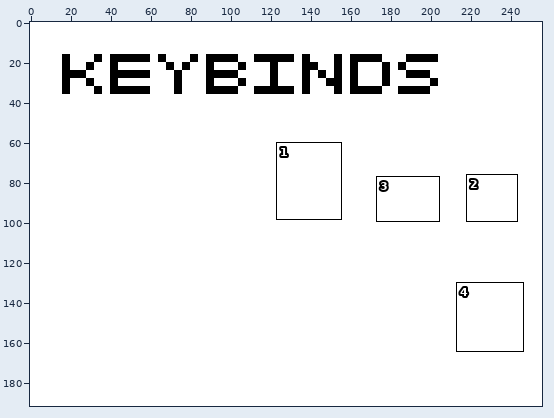
Pixel-art file, stored at assets/prototype/keybind.aseprite. The first picture is a wide view before the edit; the outline marks the close-up.
Close-up. Old version:
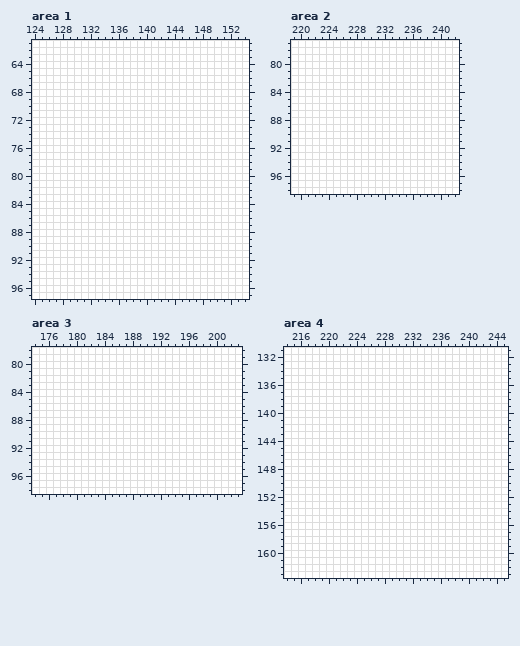
256x192 pixels, 1 frame. Shown: area 1: x 124..154, y 61..97; area 2: x 219..242, y 77..98; area 3: x 174..203, y 78..98; area 4: x 214..245, y 131..163. The commit also changed other parts of the picture, which this record leaves out.
After:
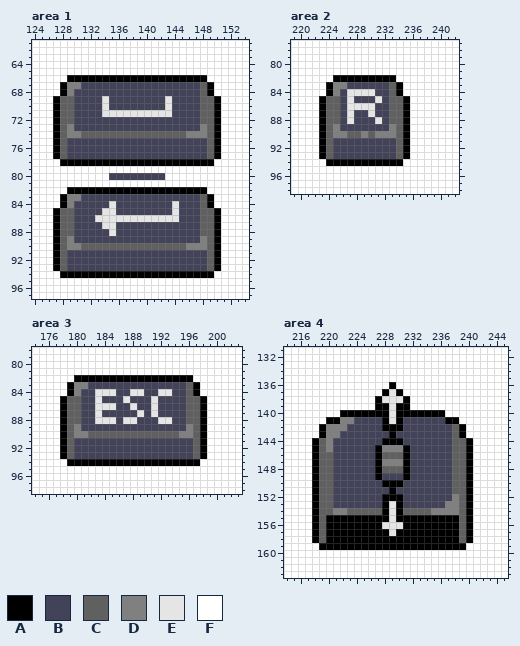
Palette (. is transparent): A #000000  B #424259  C #606060  D #808080  E #e5e5e5  F #ffffff
Difference:
Changed rows in their new state; - is an unchanged pixel.
Area 1, layer "Layer 2":
first column x 127:
66 --AAAAAAAAAAAAAAAAAAAA--
67 -ADDBBBBBBBBBBBBBBBBBCA-
68 -ADBBBBBBBBBBBBBBBBBBCA-
69 ACCBBBBEBBBBBBBBEBBBBCCA
70 ACCBBBBEBBBBBBBBEBBBBCCA
71 ACCBBBBEEEEEEEEEEBBBBCCA
72 ACCBBBBBBBBBBBBBBBBBBCCA
73 ACDBBBBBBBBBBBBBBBBBBDCA
74 ACDDCCCCCCCCCCCCCCCDDDCA
75 ACBBBBBBBBBBBBBBBBBBBBCA
76 ACBBBBBBBBBBBBBBBBBBBBCA
77 ACBBBBBBBBBBBBBBBBBBBBCA
78 -AAAAAAAAAAAAAAAAAAAAAA-
80 --------BBBBBBBB--------
82 --AAAAAAAAAAAAAAAAAAAA--
83 -ADDBBBBBBBBBBBBBBBBBCA-
84 -ADBBBBBEBBBBBBBBEBBBCA-
85 ACCBBBBEEBBBBBBBBEBBBCCA
86 ACCBBBEEEEEEEEEEEEBBBCCA
87 ACCBBBBEEBBBBBBBBBBBBCCA
88 ACCBBBBBEBBBBBBBBBBBBCCA
89 ACDBBBBBBBBBBBBBBBBBBDCA
90 ACDDCCCCCCCCCCCCCCCDDDCA
91 ACBBBBBBBBBBBBBBBBBBBBCA
92 ACBBBBBBBBBBBBBBBBBBBBCA
93 ACBBBBBBBBBBBBBBBBBBBBCA
94 -AAAAAAAAAAAAAAAAAAAAAA-
Area 2, layer "Layer 2":
first column x 223:
82 --AAAAAAAAA--
83 -ADDBBBBBBCA-
84 -ADBEEEEBBCA-
85 ACCBEBBBEBCCA
86 ACCBEEEEBBCCA
87 ACCBEBBEBBCCA
88 ACCBEBBBEBCCA
89 ACDBBBBBBBDCA
90 ACDDCCDCDDDCA
91 ACBBBBBBBBBCA
92 ACBBBBBBBBBCA
93 ACBBBBBBBBBCA
94 -AAAAAAAAAAA-
Area 3, layer "Layer 2":
first column x 178:
82 --AAAAAAAAAAAAAAAAA--
83 -ADDBBBBBBBBBBBBBBCA-
84 -ADBBEEEBBEEBBEEBBCA-
85 ACCBBEBBBEBBBEBBBBCCA
86 ACCBBEEEBBEBBEBBBBCCA
87 ACCBBEBBBBBEBEBBBBCCA
88 ACCBBEEEBEEBBBEEBBCCA
89 ACDBBBBBBBBBBBBBBBDCA
90 ACDDCCCCCCCCCCCCCDDCA
91 ACBBBBBBBBBBBBBBBBBCA
92 ACBBBBBBBBBBBBBBBBBCA
93 ACBBBBBBBBBBBBBBBBBCA
94 -AAAAAAAAAAAAAAAAAAA-
Area 4, layer "Layer 2":
first column x 218:
136 -----------A-----------
137 ----------AEA----------
138 ---------AEEEA---------
139 ---------AAEAA---------
140 ----AAAAAAAEAAAAAAA----
141 --AADDBBBBAEABBBBBBAA--
142 -ADDDBBBBBAAABBBBBBBCA-
143 -ADDBBBBBBBABBBBBBBBCA-
144 ACDBBBBBBBAAABBBBBBBCCA
145 ACDBBBBBBADDDABBBBBBCCA
146 ACCBBBBBBACCCABBBBBBCCA
147 ACCBBBBBBADDDABBBBBBCCA
148 ACCBBBBBBACCCABBBBBBCCA
149 ACCBBBBBBABBBABBBBBBCCA
150 ACCBBBBBBBAAABBBBBBBCCA
151 ACCBBBBBBBBABBBBBBBBCCA
152 ACCBBBBBBBAAABBBBBBBDCA
153 ACCBBBBBBBAEABBBBBBDDCA
154 ACCDDCCCCCAEACCCCDDDDCA
155 ACAAAAAAAAAEAAAAAAAAACA
156 ACAAAAAAAAEEEAAAAAAAACA
157 ACAAAAAAAAAEAAAAAAAAACA
158 ACAAAAAAAAAAAAAAAAAAACA
159 -AAAAAAAAAAAAAAAAAAAAA-
Changed places in both close-ups, as pixel boxes (x1, y1, x2, y2):
changed: (53, 75, 221, 278)
changed: (319, 75, 410, 166)
changed: (60, 375, 207, 466)
changed: (312, 382, 473, 550)
